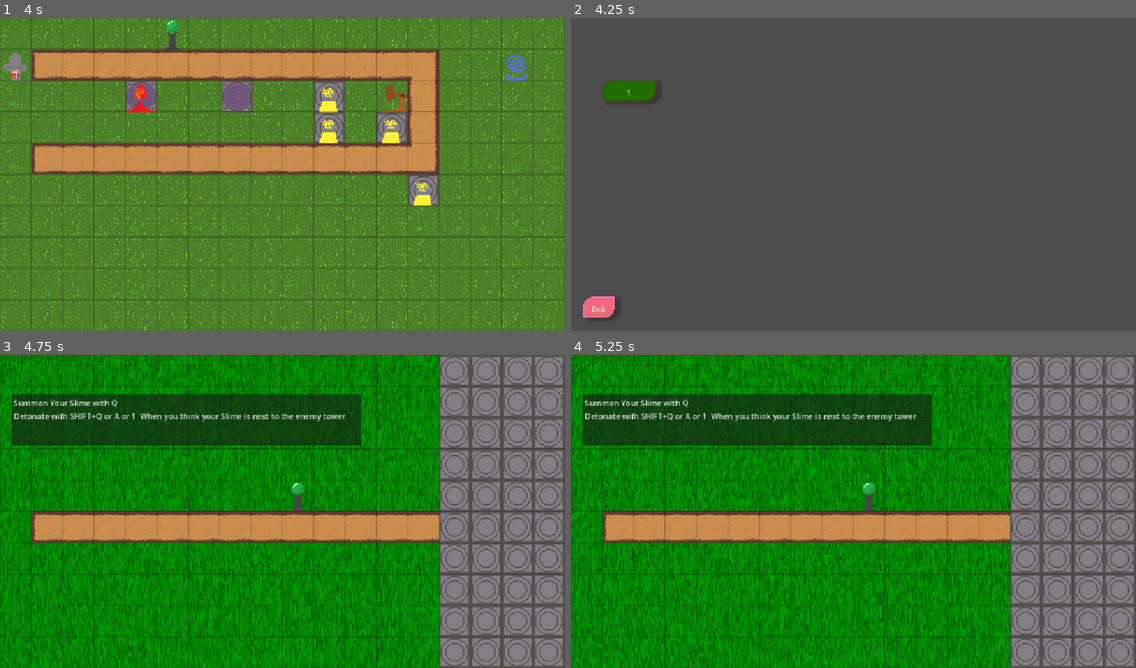
Above: before the commit, frames 1-4 (two rows, left to right).
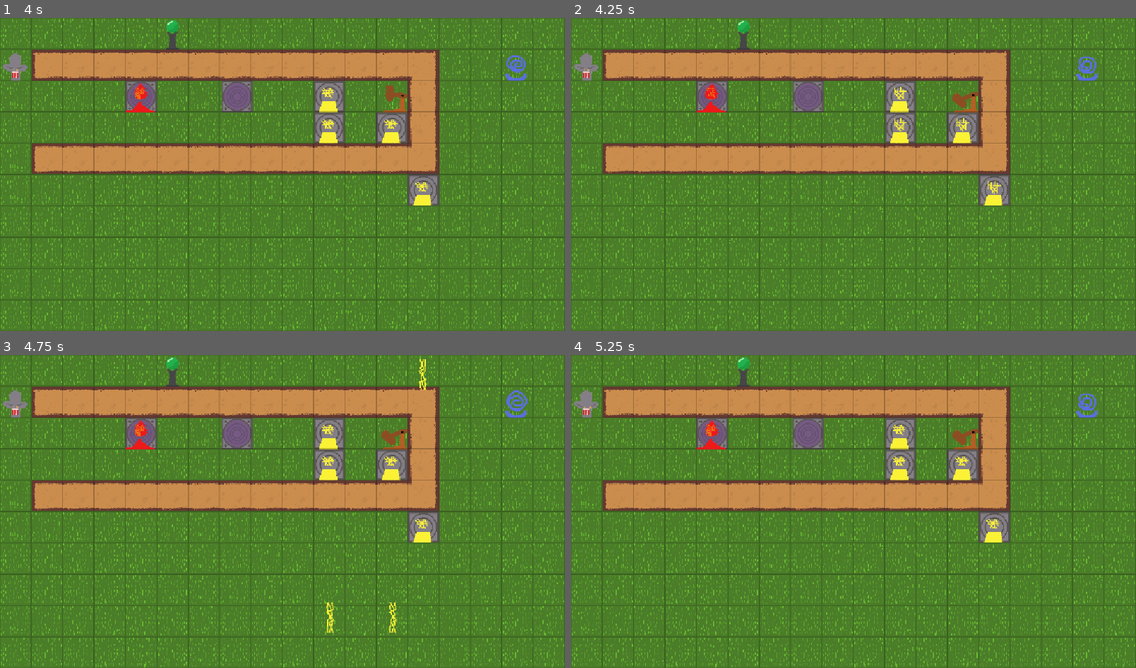
Above: after the commit, the same moments.

Repository: PeanutPiglet/SlimeTiming
Game: Godot game, scene res://levels/level_host.tscn
The game is run twice, just before and just after one commit, with the same random seed, the same clock (stepped at 60 frames per second) and the same inputs.
Inputs (mouse positions are in pixels of both pictures, inside the frame that each line leads up to):
- Up to frame 1 (4 s): hold Shift (active) 0.53-1.28 s; tap A (act1) at 1.35 s; tap Shift (active) at 1.55, 3.05 s; hold Shift (active) 2.03-2.78 s; tap S (act2) at 2.1 s; tap D (act3) at 2.85 s; hold Shift (active) from 3.53 s (still down); tap F (act4) at 3.6 s
- Up to frame 2 (4.25 s): keep holding Shift (active); tap Escape (escape) at 4.15 s
- Up to frame 3 (4.75 s): release Shift (active) at 4.25 s; click (56, 426) at 4.25 s, where only the run before the commit has a clickable "1"
- Up to frame 4 (5.25 s): tap Shift (active) at 5.1 s

Frame 1 is identical in both runs. In frame 2, 99% of the frame differs, in the area x 0-100%, y 0-100%; in frame 3, 100%; in frame 4, 100%.
Error before the commit: Invalid access to property or key 'active_level' on a base object of type 'Node2D (GameLevel)'. (res://scripts/tower.gd:22)

Commit message:
fix: restart

Diff:
--- a/scripts/level.gd
+++ b/scripts/level.gd
@@ -4,6 +4,7 @@
 var beattime:float;
 var allowed_troops:Dictionary[int, bool];
 var win_host_callback:Callable;
+var restart_callback:Callable;
 
 @onready var grid: TileMapLayer = $Grid
 
@@ -61,9 +62,10 @@
 			spawn(4)
 
 	if Input.is_action_just_pressed("reload"):
-		get_tree().reload_current_scene()
+		restart_callback.call()
 	if Input.is_action_just_pressed("escape"):
-		get_tree().change_scene_to_file("res://levels/menus/level_select_screen.tscn")
+		#PLS FIX!!!!
+		pass
 
 func spawn(type):
 	if not allowed_troops[type]:
--- a/scripts/level_host.gd
+++ b/scripts/level_host.gd
@@ -50,9 +50,13 @@
 	}
 	active_level.allowed_troops = allowed_troops
 	active_level.win_host_callback = next_level
+	active_level.restart_callback = restart_level
 
 	add_child(active_level)
 
+func restart_level():
+	var next_level_path = "res://levels/level" + str(current_level) + ".tscn"
+	load_level(next_level_path)
 
 func next_level():
 	current_level += 1
